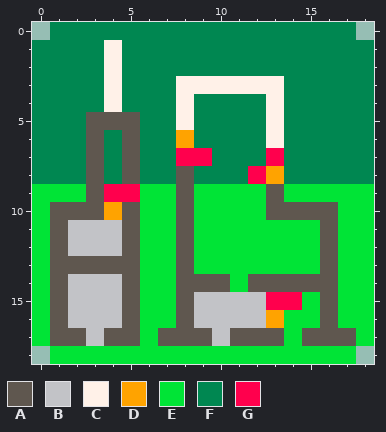
One commit to this pixel-art file: assets/upgrades/roboticassembly.aseprite. That is the earlier state.
19x19 pixels, 1 frame.
Visible layers, top first: "Layer 2", "Layer 1".
Palette (. is transparent): A #5f574f  B #c2c3c7  C #fff1e8  D #ffa300  E #00e436  F #008751  G #ff004d
Pixels before, first column x 0:
 0 .FFFFFFFFFFFFFFFFF.
 1 FFFFCFFFFFFFFFFFFFF
 2 FFFFCFFFFFFFFFFFFFF
 3 FFFFCFFFCCCCCCFFFFF
 4 FFFFCFFFCFFFFCFFFFF
 5 FFFAAAFFCFFFFCFFFFF
 6 FFFAFAFFDFFFFCFFFFF
 7 FFFAFAFFGGFFFGFFFFF
 8 FFFAFAFFAFFFGDFFFFF
 9 EEEAGGEEAEEEEAEEEEE
10 EAAADAEEAEEEEAAAAEE
11 EABBBAEEAEEEEEEEAEE
12 EABBBAEEAEEEEEEEAEE
13 EAAAAAEEAEEEEEEEAEE
14 EABBBAEEAAAEAAAAAEE
15 EABBBAEEABBBBGGEAEE
16 EABBBAEEABBBBDEEAEE
17 EAABAAEAAABAAAEAAAE
18 .EEEEEEEEEEEEEEEEE.
The same view after the edit:
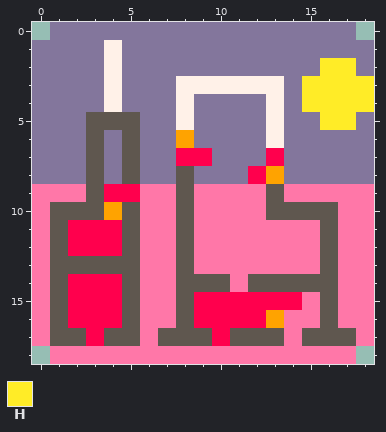
Colours new in this view: H #ffec27
The edit:
{"colour":"E","old":"#00e436","new":"#ff77a8"}
{"colour":"F","old":"#008751","new":"#83769c"}
{"where": "layer \"Layer 2\""}
{"y":2,"x":16,"old":"FF","new":"HH"}
{"y":3,"x":15,"old":"FFFF","new":"HHHH"}
{"y":4,"x":15,"old":"FFFF","new":"HHHH"}
{"y":5,"x":16,"old":"FF","new":"HH"}
{"y":11,"x":2,"old":"BBB","new":"GGG"}
{"y":12,"x":2,"old":"BBB","new":"GGG"}
{"y":14,"x":2,"old":"BBB","new":"GGG"}
{"y":15,"x":2,"old":"BBB","new":"GGG"}
{"y":15,"x":9,"old":"BBBB","new":"GGGG"}
{"y":16,"x":2,"old":"BBB","new":"GGG"}
{"y":16,"x":9,"old":"BBBB","new":"GGGG"}
{"y":17,"x":3,"old":"B","new":"G"}
{"y":17,"x":10,"old":"B","new":"G"}
{"label":"changed","picture_box":[32,22,374,364]}
